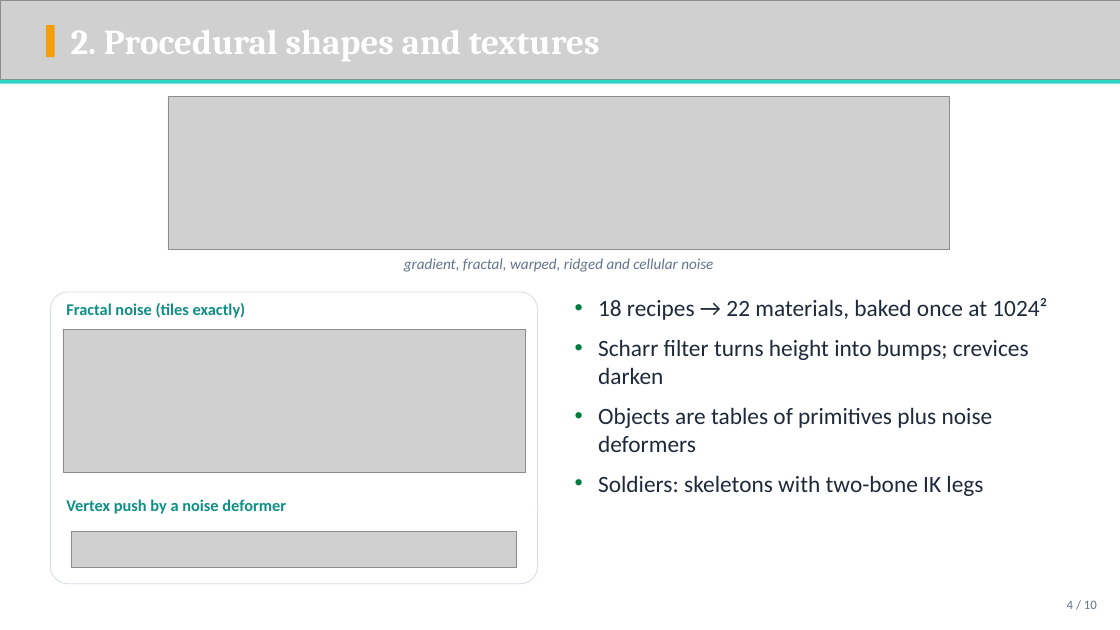
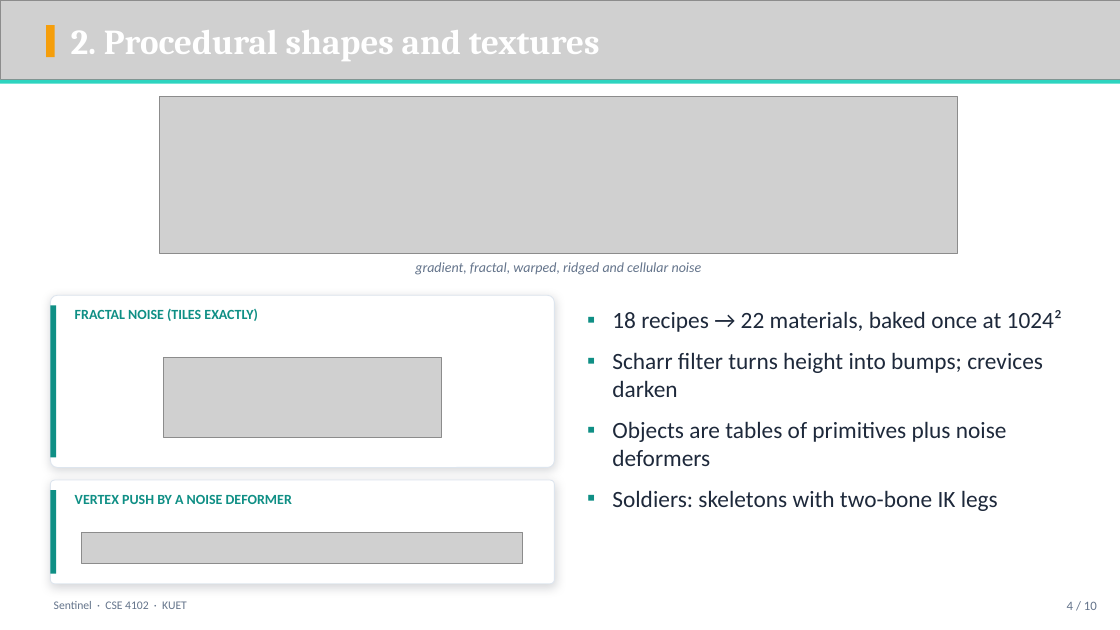
Before and after one commit to ShifatHasanGNS/Sentinel, a slide deck: slide 4 of Docs/Deliverables/Slides/Sentinel_Presentation.pptx. Drawn at 1120x630 pixels with LibreOffice and Linux fonts; fonts in the diff are those of the drawing; grey boxes stand for pictures; background and template pictures are left out. Boxes give left, top, right and bottom in pixels: in the first picture for what was removed or moved away, otherwise in the second. Text is boxed around its words. In the diff, an @@ line names an element or a change of style, - is before the commit and + after.

Commit message:
Slides: transparent single-font equation images, shadowed panels, chevron pipelines, Libertine theme for the PDF

```diff
--- a/Docs/Deliverables/Slides/Sentinel_Presentation.pptx
+++ b/Docs/Deliverables/Slides/Sentinel_Presentation.pptx
@@ picture: place and size @@
-picture at <box>168,97,949,250</box>
+picture at <box>160,97,958,254</box>
@@ text "gradient, fractal, warped, ridged and ...": place and size @@
-text "gradient, fractal, warped, ridged and ..." at <box>404,258,713,272</box>
+text "gradient, fractal, warped, ridged and ..." at <box>415,262,702,275</box>
@@ text "gradient, fractal, warped, ridged and ..." at <box>415,262,702,275</box>: size 13 to 12 pt @@
@@ rounded rectangle: place and size @@
-rounded rectangle at <box>50,292,538,584</box>
+rounded rectangle at <box>50,296,555,468</box>
@@ rounded rectangle at <box>50,296,555,468</box>: outline #D5DEE8 0.75 pt to #DDE5EE 0.75 pt; shadow on; proportions changed @@
@@ rectangle added at <box>50,306,56,458</box>, fill #0F8F85 @@
@@ text at <box>75,309,258,321</box>: text changed; size 14 to 12 pt @@
-Fractal noise (tiles exactly)
+FRACTAL NOISE (TILES EXACTLY)
@@ text "18 recipes → 22 materials, ...": place and size @@
-text "18 recipes → 22 materials, ..." at <box>598,298,1047,496</box>
+text "18 recipes → 22 materials, ..." at <box>612,310,1062,511</box>
@@ text "18 recipes → 22 materials, ..." at <box>612,310,1062,511</box>: bullet • to ▪; more space between paragraphs; bullet colour #007A3D to #0F8F85 @@
@@ picture removed at <box>63,330,525,473</box> @@
@@ picture added at <box>164,358,442,438</box> @@
@@ rounded rectangle added at <box>50,481,555,584</box>, fill #FFFFFF, outline #DDE5EE 0.75 pt @@
@@ rectangle added at <box>50,491,56,574</box>, fill #0F8F85 @@
@@ text at <box>75,495,292,504</box>: text changed; size 14 to 12 pt @@
-Vertex push by a noise deformer
+VERTEX PUSH BY A NOISE DEFORMER
@@ picture: place and size @@
-picture at <box>71,532,517,568</box>
+picture at <box>82,533,523,565</box>
@@ text added at <box>54,601,187,609</box>, 10 pt, text #64748B @@
+Sentinel · CSE 4102 · KUET
```
Also in this commit, not shown: 8 other slides changed, 29 other files.
